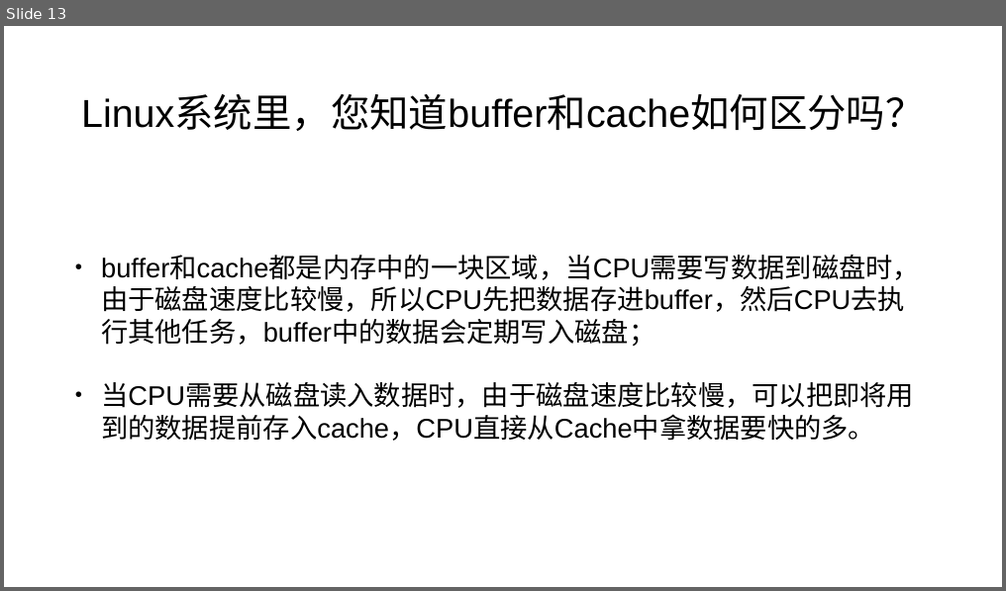
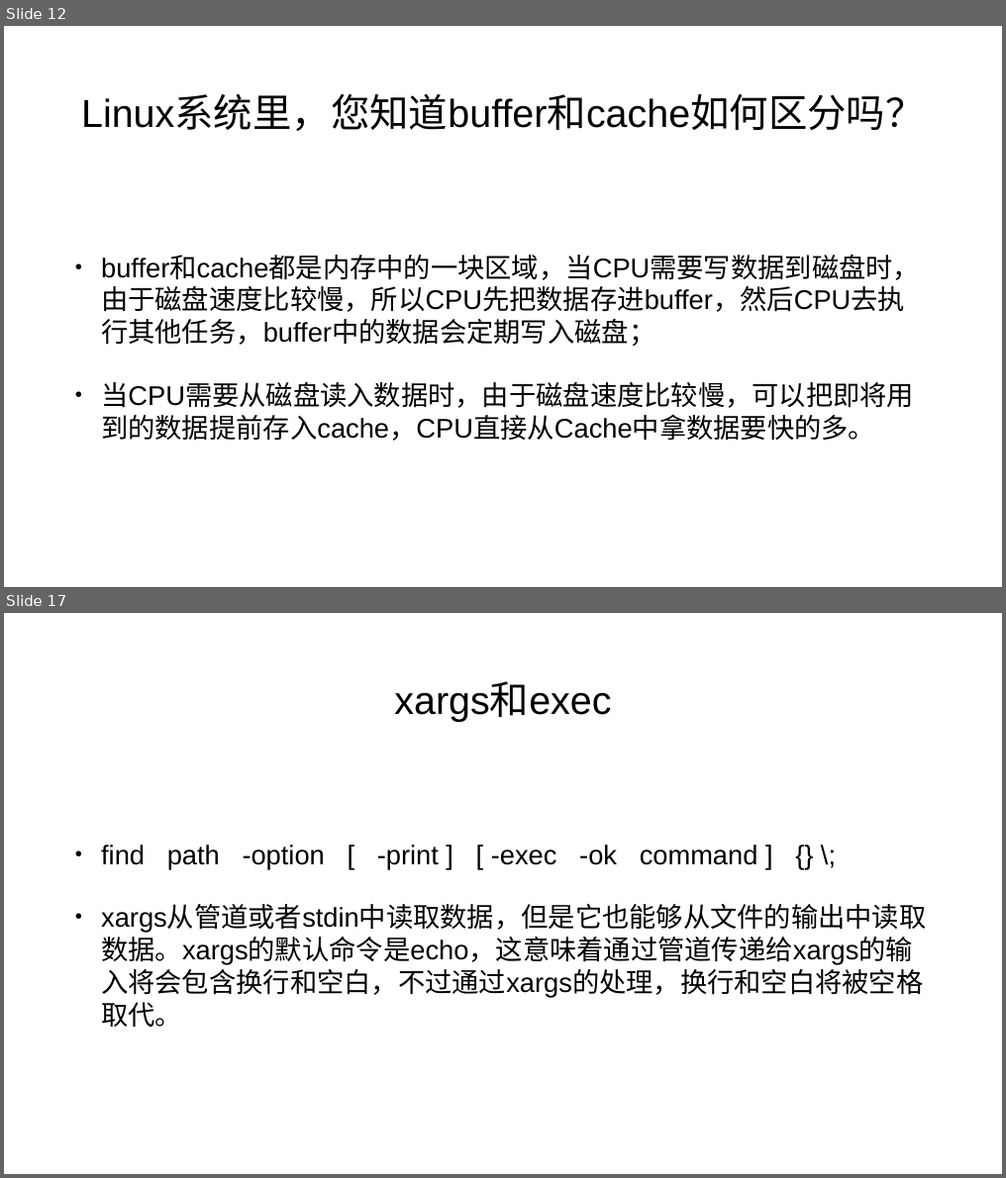
Before and after one commit to mengning/linuxstart, a slide deck: L10/Linux常见试题解析.pptx. Shown one above the other, each under a label of ours: slide 13 before the commit, slides 12 and 17 after it; the slides between them are not shown. The pictures are 1006x591 and 1006x1178 pixels, drawn with LibreOffice and Linux fonts; fonts in the diff are those of the drawing. Boxes give left, top, right and bottom in pixels: in the first picture for what was removed or moved away, otherwise in the second. Text is boxed around its words. In the diff, an @@ line names an element or a change of style, - is before the commit and + after.

```diff
--- a/L10/Linux常见试题解析.pptx
+++ b/L10/Linux常见试题解析.pptx
@@ slide 17 added at [4,613,1002,1174], background #FFFFFF @@
@@ title added at [394,683,611,722], 75 pt, text #000000 @@
+xargs和exec
@@ text added at [101,845,926,1027], 52 pt, text #000000 @@
+• find path -option [ -print ] [ -exec -ok command ] {} \;
+• xargs从管道或者stdin中读取数据，但是它也能够从文件的输出中读取数据。xargs的默认命令是echo，这意味着通过管道传递给xargs的输入将会包含换行和空白，不过通过xargs的处理，换行和空白将被空格取代。
@@ what was slide 13 is now slide 12 @@
```
Also in this commit, not shown: 3 slides changed, 10 other slides added.
